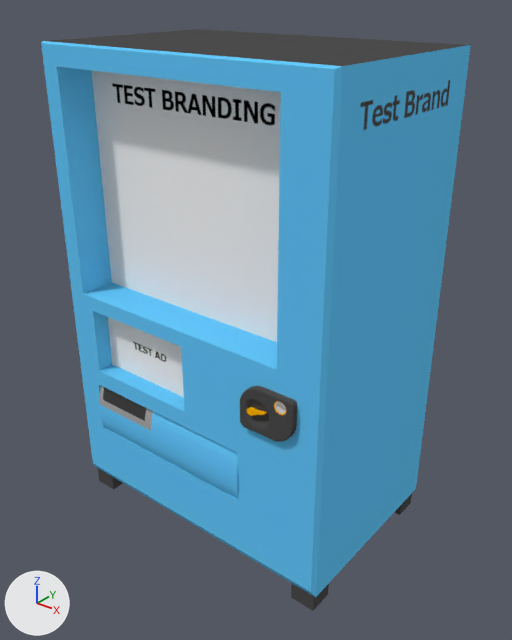
An edit to the Blender file resources/models/Vending Machine/Vending_Machine.blend, drawn before and after from the same camera.
The view is the same before and after, from a 50 mm lens placed at (3.24, -3.98, 4.21), pointed at (0.08, -0.04, 1.77). Every picture has the same lights, and +X, +Y and +Z are marked at lower left.

In view in the first picture: 'Door', 'Legs', 'Machine', 'PayFrame'.
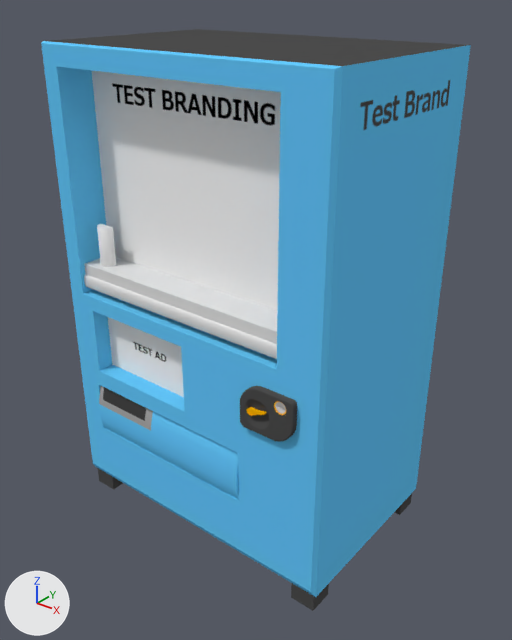
Commit message: Vending Machine Progress

What differs and where, as boxes [x1, y1, x2, y2] in the pictures (512 x 640 px):
'Shelf', shown
    after: [84, 257, 277, 344]
'Button_Shelf', shown
    after: [84, 274, 277, 359]
'Bottle', shown
    after: [97, 224, 116, 267]

Patch to the scene script:
```diff
--- a/resources/models/Vending Machine/Vending_Machine.blend.py
+++ b/resources/models/Vending Machine/Vending_Machine.blend.py
@@ ob_button_shelf @@
 ob_button_shelf.scale = (1.11, 0.767, 1.11)
-ob_button_shelf.hide_set(True)
@@ ob_bottle @@
 ob_bottle.scale = (0.122, 0.122, 0.122)
-ob_bottle.hide_set(True)
@@ ob_shelf @@
 ob_shelf.scale = (1.09, 0.17, 0.053)
-ob_shelf.hide_set(True)
```
